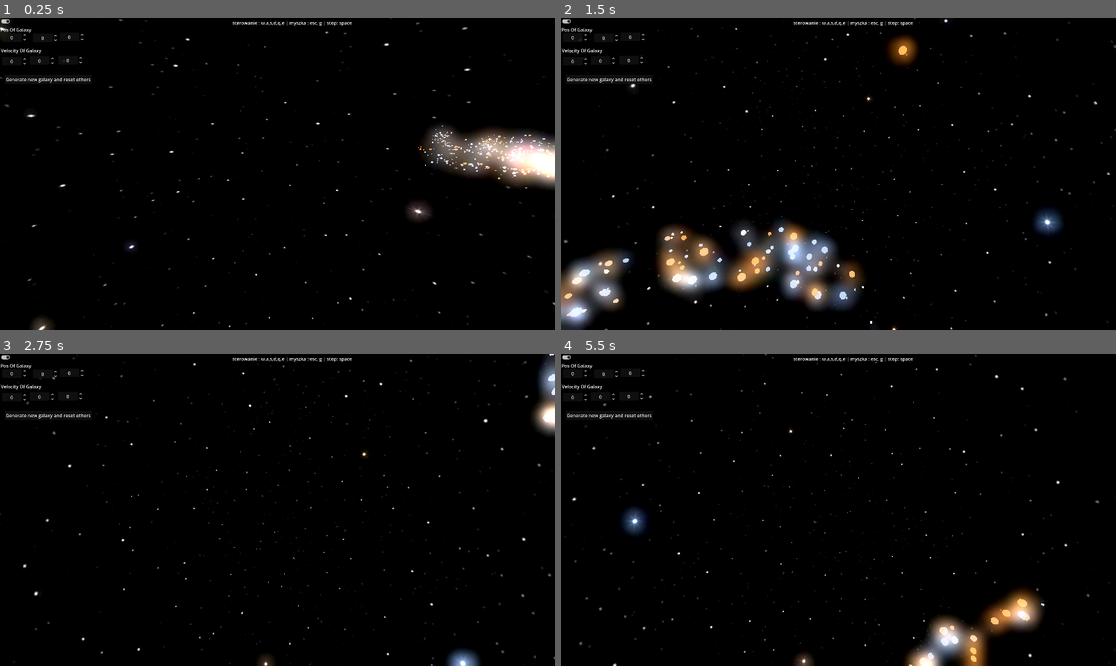
Above: before the commit, frames 1-4 (two rows, left to right).
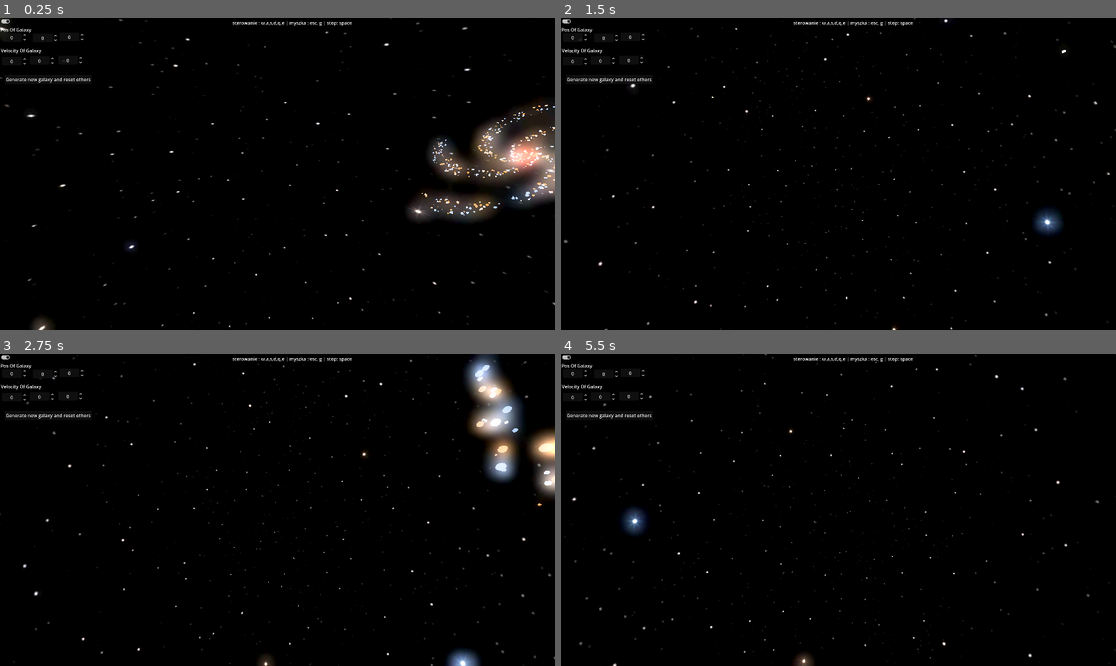
Above: after the commit, the same moments.

Repository: Simioniuk/GalaxiesSimulator
Game: Godot game, scene res://main.tscn
The game is run twice, just before and just after one commit, with the same random seed, the same clock (stepped at 60 frames per second) and the same inputs.
Inputs (mouse positions are in pixels of both pictures, inside the frame that each line leads up to):
- Up to frame 1 (0.25 s): no input
- Up to frame 2 (1.5 s): click "Generate new galaxy and reset…" at 0.5 s; move the mouse to (866, 174) at 1.27 s; hold S (move_forward) from 1.28 s (still down); hold G (capture_camera) from 1.28 s (still down)
- Up to frame 3 (2.75 s): keep holding S (move_forward); move the mouse to (249, 510) at 2.02 s; release G (capture_camera) at 2.03 s; tap G (capture_camera) at 2.1 s
- Up to frame 4 (5.5 s): move the mouse to (849, 503) at 2.77 s; hold G (capture_camera) 2.78-3.5 s; release S (move_forward) at 3.5 s; click (566, 357) at 3.5 s; tap Enter at 4.25 s; move the mouse to (832, 516) at 4.27 s; hold S (move_forward) from 4.28 s (still down); tap Space (startstop) at 4.35, 5 s; move the mouse to (877, 513) at 5.02 s; hold G (capture_camera) from 5.03 s (still down)

The runs differ from the first frame. In frame 1, 5.4% of the frame differs, in the area x 75-100%, y 26-66%; in frame 2, 9.6%, in the area x 0-91%, y 5-100%; in frame 3, 4.4%; in frame 4, 2.9%.
Error after the commit: Out of bounds get index '2' (on base: 'PackedVector3Array') (res://render.gd:83)

Commit message:
add compiled versions

Diff:
--- a/godot-z-grawitacja/render.gd
+++ b/godot-z-grawitacja/render.gd
@@ -34,19 +34,21 @@
 
 var amountOfBlackHoles : int = 2
 var startedBlackHolePos : PackedVector3Array = [Vector3(-26,2,8), Vector3(26,-1,-8)]
-var startedBlackHoleVel : PackedVector3Array = [Vector3(0.55,0,0.055), Vector3(-0.55,0,0)]
+var startedBlackHoleVel : PackedVector3Array = [Vector3(0.38,0,-0.08), Vector3(-0.38,0,0.08)]
+
 var blackHolePos : PackedVector3Array = [Vector3(-26,2,8), Vector3(26,-1,-8)]
-var blackHoleVel : PackedVector3Array = [Vector3(0.55,0,0.055), Vector3(-0.55,0,0)]
-
-
+var blackHoleVel : PackedVector3Array = [Vector3(0.38,0,-0.08), Vector3(-0.38,0,0.08)]
+
+var rotationS : PackedVector3Array = [Vector3(0,2.0,0), Vector3(0,-5.0,2.5)]
 
 func _ready() -> void:
 	initMultimesh()
-	createGalaxyAt(amountPerGalaxy, Vector3(-26,2,8),0)
-	createGalaxyAt(amountPerGalaxy, Vector3(26,-1,-8),1)
-	#createGalaxyAt(amountPerGalaxy, Vector3(19,0,10))
+
+	createGalaxyAt(amountPerGalaxy,Vector3(-26,2,8),0,Vector3(0,2.0,0))
+
+	createGalaxyAt(amountPerGalaxy,Vector3(26,-1,-8),1,Vector3(0,-5.0,2.5))
+
 	createBlackHoles()
-
 func _process(delta: float) -> void:
 	if Input.is_action_just_pressed("startstop"):
 		if stop:
@@ -78,7 +80,7 @@
 	initMultimesh()
 
 	for i in range(blackHolePos.size()):
-		createGalaxyAt(amountPerGalaxy,blackHolePos[i],i)
+		createGalaxyAt(amountPerGalaxy,blackHolePos[i],i, rotationS[i])
 	createBlackHoles()
 
 func createBlackHoles() -> void:
@@ -105,7 +107,7 @@
 		multimesh.set_instance_color(amountPerGalaxy*amountOfGalaxies+i,Color.AQUAMARINE)
 
 
-func createStarAt(temperature : float, pos : Vector3, scaledValue : float, index : int, GPos : Vector3) -> void:
+func createStarAt(temperature : float, pos : Vector3, scaledValue : float, index : int, GPos : Vector3, rotationSL : Vector3) -> void:
 	var basis := Basis.IDENTITY.scaled(
 		Vector3.ONE * scaledValue
 	)
@@ -136,8 +138,14 @@
 
 	var orbitalVel : float = sqrt((gravity*mass)/(distToNearestBlackHole))
 
-	var vectorOrbit : Vector3 = (blackHolePos[indexOfBlackHole]-pos)
-	var vectorToOrbit : Vector3 = vectorOrbit.cross(Vector3.UP).normalized()
+	var vectorOrbit: Vector3 = blackHolePos[indexOfBlackHole] - pos
+
+	var galaxy_x_axis := Vector3.RIGHT - rotationSL / 10.0
+	var galaxy_z_axis := Vector3.BACK
+
+	var galaxy_normal := galaxy_z_axis.cross(galaxy_x_axis).normalized()
+
+	var vectorToOrbit: Vector3 = vectorOrbit.cross(galaxy_normal).normalized()
 	var blackHoleVector : Vector3 = blackHoleVel[blackHolePos.find(GPos)]
 
 
@@ -146,7 +154,7 @@
 	posArray.append(pos)
 	temperatureArray.append(temperatureColor)
 
-func createGalaxyAt(count : int, Lpos : Vector3, index: int) -> void:
+func createGalaxyAt(count : int, Lpos : Vector3, index: int, rotationSL : Vector3) -> void:
 
 	var GPos : Vector3 = Lpos
 
@@ -159,18 +167,21 @@
 		var k = randi_range(0,N-1)
 		var O : float = (2*PI*k)/N + S * (r/size) * (2*PI) + v
 
-		var y : float = randf_range(0,1)
+		#var y : float = randf_range(0,1)
 		u = randi_range(-1,1)
-		y = - log(1-y)
-		y = y * u/ 3
-		var pos := Vector3(r*cos(O),y,r*sin(O))+Lpos
+		#y = - log(1-y)
+		#y = y * u/ 3
+		var pos := Vector3(r*cos(O),0,r*sin(O))+Lpos
+
+
+		pos += rotationSL*(Lpos.x-pos.x)/10
 
 		var scaleValue : float = randf_range(min_scale,max_scale)
 
 		var temperature : float = pow(randf(), 3.0)
 		temperature = lerp(2400.0,30000.0,temperature) /100
 
-		createStarAt(temperature, pos, scaleValue, amountPerGalaxy*index+i, GPos)
+		createStarAt(temperature, pos, scaleValue, amountPerGalaxy*index+i, GPos, rotationSL)
 
 
 func initMultimesh() -> void:
Not shown, changed: godot-z-grawitacja/export_presets.cfg
Not shown, added: compiled/galaxy-sim/Galaxy.console.exe
Not shown, added: compiled/galaxy-sim/Galaxy.exe
Not shown, added: compiled/galaxy-sim/Galaxy.pck
Not shown, added: compiled/galaxy-tapeta/Galaxy-tapet.console.exe
Not shown, added: compiled/galaxy-tapeta/Galaxy-tapet.exe
Not shown, added: compiled/galaxy-tapeta/Galaxy-tapet.pck
Not shown, added: compiled/galaxy-z-grawitacja/Galaxy.console.exe
Not shown, added: compiled/galaxy-z-grawitacja/Galaxy.exe
Not shown, added: compiled/galaxy-z-grawitacja/Galaxy.pck
Not shown, added: godot-z-grawitacja/.editorconfig
Not shown, added: godot-z-grawitacja/.gitattributes
(and 2 more such lines)
